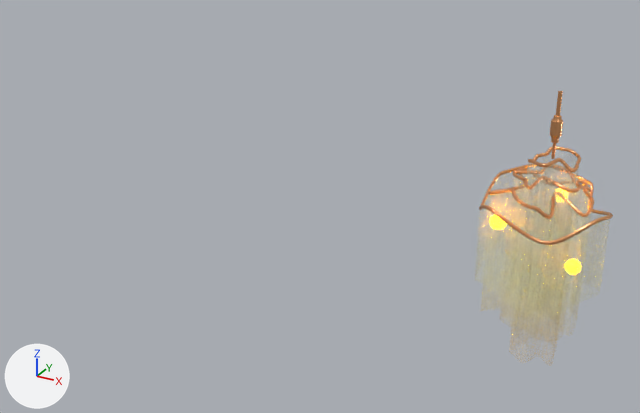
Two versions of the Blender file BlenderProjects/HallProps.blend, one commit apart.
The view is the same before and after, from a 50 mm lens placed at (5.8, -24.8, 11.7), pointed at (-8.3, 0.8, -1.1). Every picture has the same lights, and +X, +Y and +Z are marked at lower left. The picture after the commit comes second.
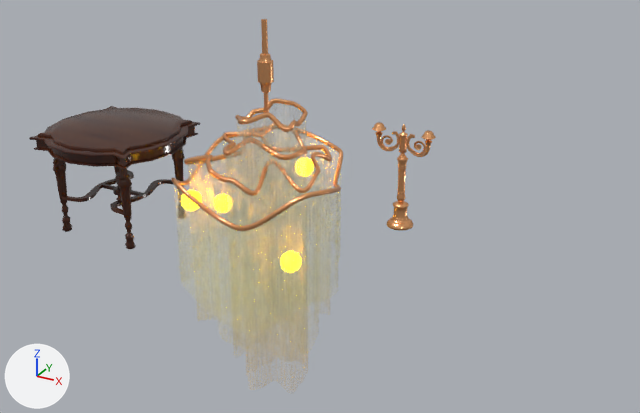
Commit message: did more props

The change, as a list of edits to the scene's bpy script:
```text
Add mat_material_003:
    mat_material_003 = bpy.data.materials.new('Material.003')
    # nodes: BsdfPrincipled, Mapping, Mix, OutputMaterial, TexCoord, TexNoise, ValToRGB
    # colours: brown #4d2610, dark red #381610, brown #4d3720
Change ob_cube:
    ob_cube.location: (-0.01, 1.64, 0.71) -> (-10.01, 2.71, -0.56)
    ob_cube.scale: (0.228, 0.228, 0.228) -> (0.365, 0.365, 0.365)
Change ob_cube_001:
    ob_cube_001.location: (-1.52, 0.36, -0.07) -> (-12.42, 0.66, -1.8)
    ob_cube_001.scale: (0.228, 0.228, 0.228) -> (0.365, 0.365, 0.365)
Change ob_cube_002:
    ob_cube_002.location: (-1.09, -1.41, 0.76) -> (-11.73, -2.18, -0.47)
    ob_cube_002.scale: (0.228, 0.228, 0.228) -> (0.365, 0.365, 0.365)
Change ob_cube_003:
    ob_cube_003.location: (1.17, -1.04, -0.33) -> (-8.11, -1.58, -2.22)
    ob_cube_003.scale: (0.228, 0.228, 0.228) -> (0.365, 0.365, 0.365)
Change ob_cylinder:
    ob_cylinder.location: (0.0, 0.0, 4.08) -> (-9.99, 0.08, 4.83)
    ob_cylinder.scale: (1.0, 1.0, 1.0) -> (1.6, 1.6, 1.6)
Change ob_orniments:
    ob_orniments.location: (0.0, 0.0, 1.75) -> (-9.99, 0.08, 1.11)
    ob_orniments.scale: (1.0, 1.0, 1.0) -> (1.6, 1.6, 1.6)
Change ob_orniments_001:
    ob_orniments_001.location: (0.0, 0.0, 0.49) -> (-9.99, 0.08, -0.91)
    ob_orniments_001.scale: (1.0, 1.0, 1.0) -> (1.6, 1.6, 1.6)
Add ob_béziercurve_002:
    ob_béziercurve_002 = bpy.data.objects.new('BézierCurve.002', me_béziercurve_001)  # 824 vertices, 660 faces; spans x -1.3..1.3, y -1.38..1.38, z -0.1..0.53
    ob_béziercurve_002.location = (-16.82, 0.02, -1.85)
    ob_béziercurve_002.scale = (1.27, 1.27, 1.27)
Add ob_nurbspath_001:
    ob_nurbspath_001 = bpy.data.objects.new('NurbsPath.001', me_nurbspath_001)  # 4560 vertices, 4480 faces; spans x -1.52..1.52, y -1.52..1.52, z -2.25..0.53; modifiers DECIMATE
    ob_nurbspath_001.location = (-16.82, 0.02, -0.56)
    ob_nurbspath_001.scale = (1.27, 1.27, 1.27)
Add ob_circle:
    ob_circle = bpy.data.objects.new('Circle', me_circle)  # 480 vertices, 458 faces; spans x -2.21..2.21, y -2.21..2.21, z 0.44..1.04; modifiers ARRAY
    ob_circle.location = (-16.82, 0.02, -0.56)
    ob_circle.scale = (1.27, 1.27, 1.27)
Add ob_béziercurve_001:
    ob_béziercurve_001 = bpy.data.objects.new('BézierCurve.001', me_béziercurve_002)  # 880 vertices, 844 faces; spans x -1.38..1.38, y -0.29..0.28, z 0.99..2.14; in mat_material_001 (beige #ffb981)
    ob_béziercurve_001.location = (-4.81, 0.02, 0.99)
    ob_béziercurve_001.scale = (0.784, 0.784, 0.784)
Add ob_béziercurve:
    ob_béziercurve = bpy.data.objects.new('BézierCurve', me_mesh)  # 1464 vertices, 1328 faces; spans x -1.0..1.0, y -0.04..0.04, z 1.08..1.91; in mat_material_001 (beige #ffb981)
    ob_béziercurve.location = (-4.81, 0.02, 0.99)
    ob_béziercurve.scale = (0.784, 0.784, 0.784)
Add ob_nurbspath:
    ob_nurbspath = bpy.data.objects.new('NurbsPath', me_nurbspath)  # 3520 vertices, 3506 faces; spans x -2.28..2.22, y -0.57..0.57, z -0.57..0.57; in mat_material_001 (beige #ffb981); modifiers DECIMATE
    ob_nurbspath.location = (-4.81, 0.02, 0.99)
    ob_nurbspath.rotation_euler = (0.0, 1.571, 0.0)  # degrees (0, 90, 0)
    ob_nurbspath.scale = (0.784, 0.784, 0.784)
```

Where the change shows, as pixel boxes (x1, y1, x2, y2) in the pictures (640 x 413 px):
'Orniments.001', moved, rescaled (23% wider, 36% taller): before (475, 153, 610, 363); after (175, 105, 341, 390)
'Orniments', moved, rescaled (28% wider, 34% taller): before (479, 146, 613, 245); after (171, 98, 343, 231)
'Circle', added (brown): after (29, 106, 200, 170)
'NurbsPath.001', added: after (53, 147, 186, 249)
'Cylinder', moved, rescaled (29% wider, 36% taller): before (550, 91, 563, 159); after (257, 19, 274, 112)
'NurbsPath', added (beige): after (387, 124, 413, 230)
'BézierCurve.002', added: after (62, 170, 174, 215)
'Cube.003', moved, rescaled (29% wider, 29% taller): before (565, 259, 581, 275); after (280, 251, 301, 272)
'BézierCurve.001', added: after (372, 122, 436, 157)
'Cube.002', moved, rescaled (38% wider, 47% taller): before (490, 215, 505, 229); after (181, 190, 202, 211)
'BézierCurve', added: after (381, 131, 426, 155)
'Cube', moved, rescaled (27% wider, 27% taller): before (554, 188, 568, 202); after (296, 158, 314, 176)
'Cube.001', moved, rescaled: before (501, 223, 507, 229); after (214, 194, 232, 213)
